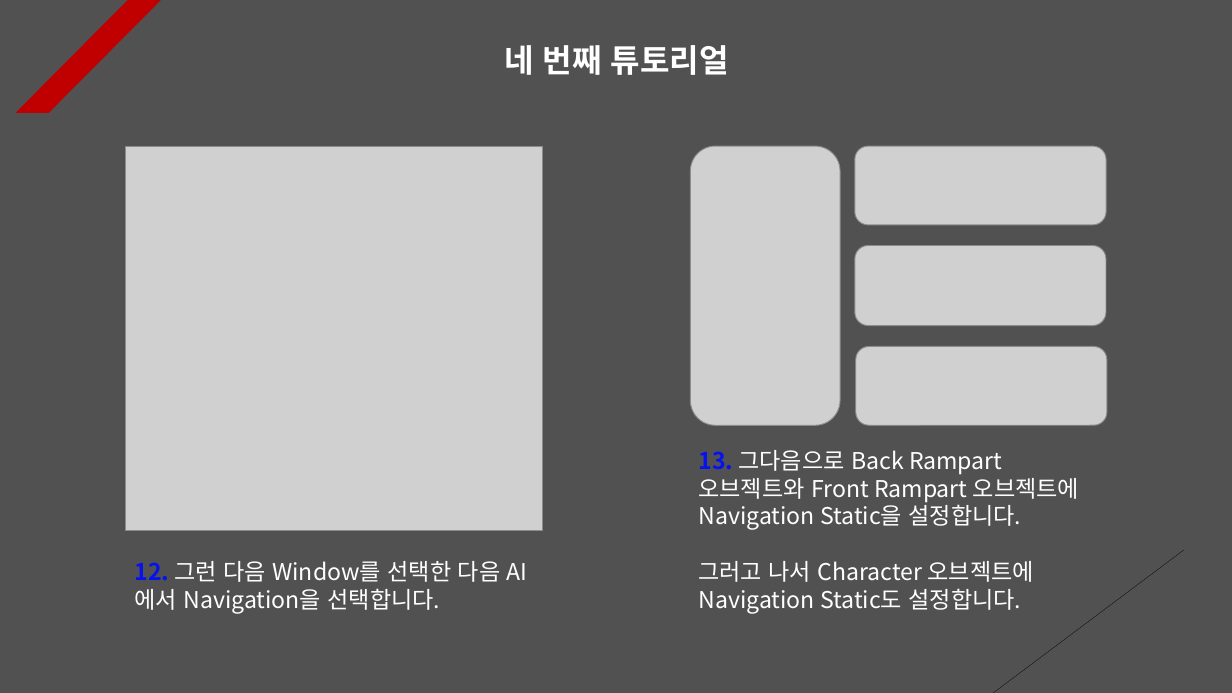
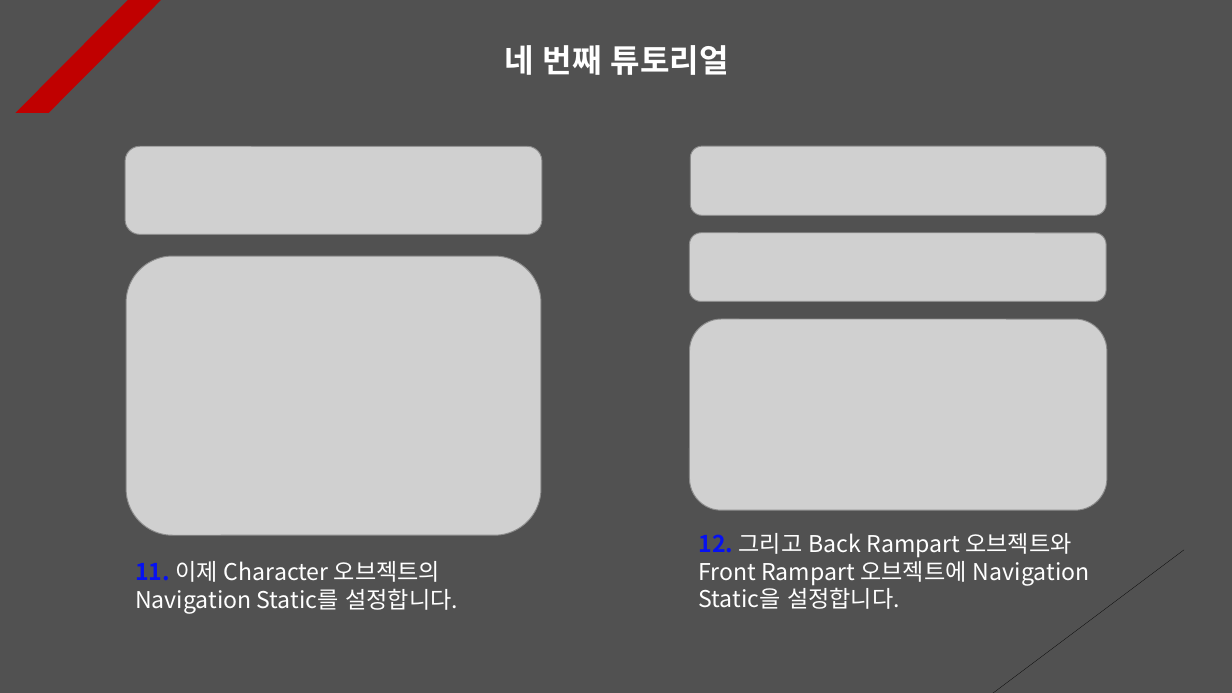
Before and after one commit to Unity2033/3D-UnityEngine, a slide deck: slide 4 of Assets/Class/NavMesh Agent/PPT Data/NavMesh Agent Example.pptx. Drawn at 1232x693 pixels with LibreOffice and Linux fonts; fonts in the diff are those of the drawing; grey boxes stand for pictures. Boxes give left, top, right and bottom in pixels: in the first picture for what was removed or moved away, otherwise in the second. Text is boxed around its words. In the diff, an @@ line names an element or a change of style, - is before the commit and + after.

```diff
--- a/Assets/Class/NavMesh Agent/PPT Data/NavMesh Agent Example.pptx
+++ b/Assets/Class/NavMesh Agent/PPT Data/NavMesh Agent Example.pptx
@@ picture: place and size @@
-picture at [856, 347, 1107, 425]
+picture at [125, 146, 542, 234]
@@ picture: place and size @@
-picture at [855, 146, 1106, 225]
+picture at [690, 146, 1106, 215]
@@ picture: place and size @@
-picture at [855, 246, 1106, 326]
+picture at [689, 233, 1106, 301]
@@ picture: place and size @@
-picture at [125, 146, 543, 531]
+picture at [126, 256, 541, 535]
@@ picture: place and size @@
-picture at [690, 146, 840, 425]
+picture at [689, 319, 1107, 510]
@@ text at [699, 533, 1089, 609]: text changed @@
-13. 그다음으로 Back Rampart 오브젝트와 Front Rampart 오브젝트에 Navigation Static을 설정합니다.
-그러고 나서 Character 오브젝트에 Navigation Static도 설정합니다.
+12. 그리고 Back Rampart 오브젝트와 Front Rampart 오브젝트에 Navigation Static을 설정합니다.
@@ text at [135, 561, 458, 613]: text changed @@
-12. 그런 다음 Window를 선택한 다음 AI에서 Navigation을 선택합니다.
+11. 이제 Character 오브젝트의 Navigation Static를 설정합니다.
```
Also in this commit, not shown: 9 other slides changed, 5 slides added, 2 slides removed, 16 other files.
